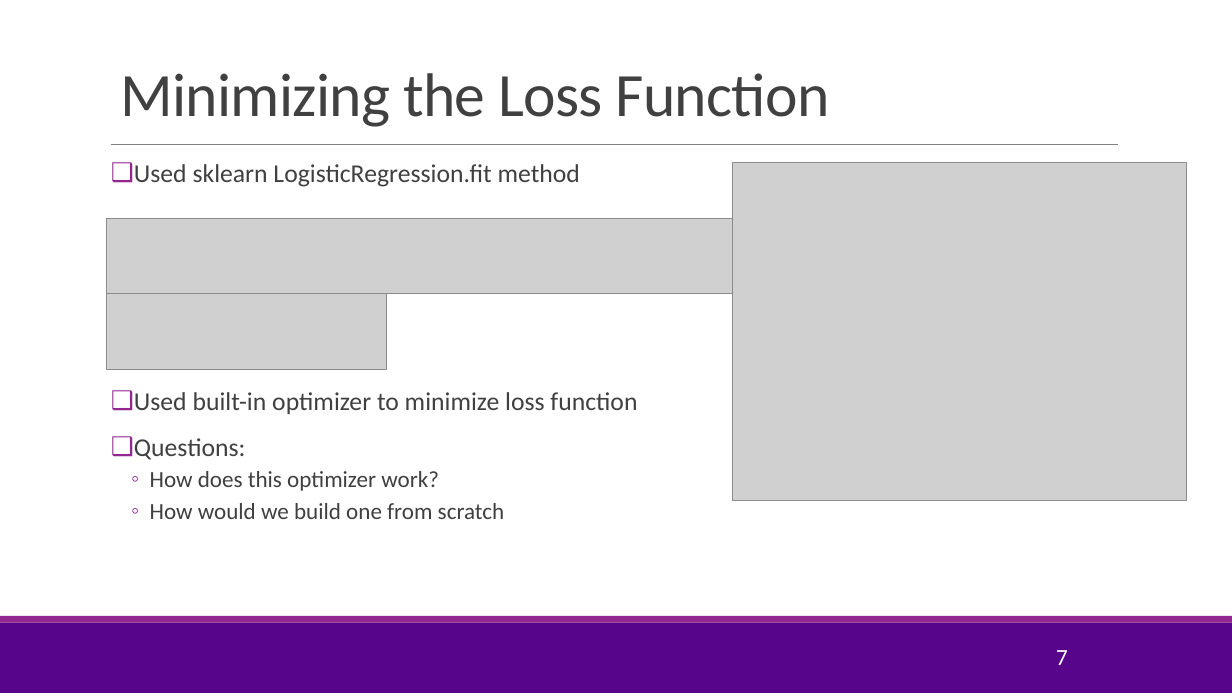
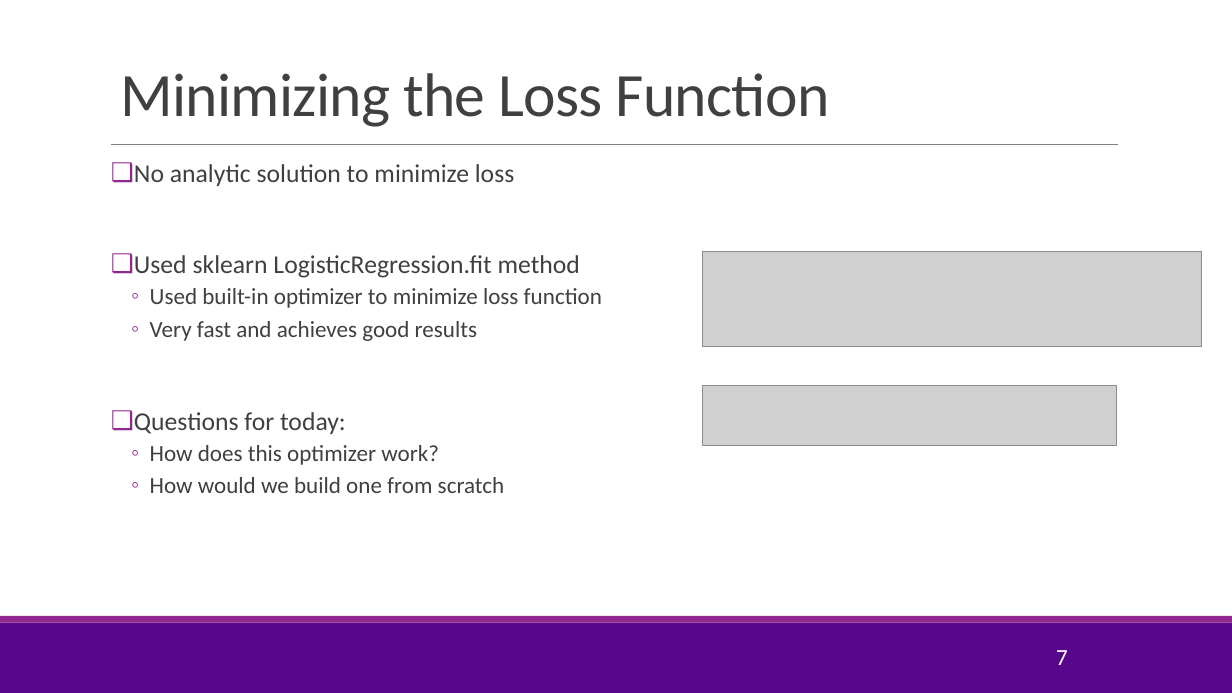
Before and after one commit to sdrangan/introml, a slide deck: slide 7 of lectures/Lect07_Optim.pptx. Drawn at 1232x693 pixels with LibreOffice and Linux fonts; fonts in the diff are those of the drawing; grey boxes stand for pictures; background and template pictures are left out. Boxes give left, top, right and bottom in pixels: in the first picture for what was removed or moved away, otherwise in the second. Text is boxed around its words. In the diff, an @@ line names an element or a change of style, - is before the commit and + after.

Commit message:
Added videos for the optimizer unit Modified the scaling in the logistic unit

```diff
--- a/lectures/Lect07_Optim.pptx
+++ b/lectures/Lect07_Optim.pptx
@@ text at box(134, 164, 515, 186): paragraph added @@
+❑ No analytic solution to minimize loss
@@ picture removed at box(733, 163, 1187, 501) @@
@@ picture removed at box(106, 219, 748, 294) @@
@@ picture added at box(703, 251, 1202, 347) @@
@@ picture removed at box(106, 294, 386, 370) @@
@@ text at box(150, 288, 602, 308): size 20 to 18 pt in "Used built-in optimizer to minimize loss function"; bullet ❑ to ◦; list level 1 to 2 in "Used built-in optimizer to minimize ..." @@
@@ text at box(134, 321, 477, 434): text changed; size 20 to 18 pt @@
-❑ Questions:
+  ◦ Very fast and achieves good results
+❑ Questions for today:
@@ picture added at box(702, 385, 1116, 445) @@
```
Also in this commit, not shown: 7 other slides changed, 2 slides added, 3 other files.
